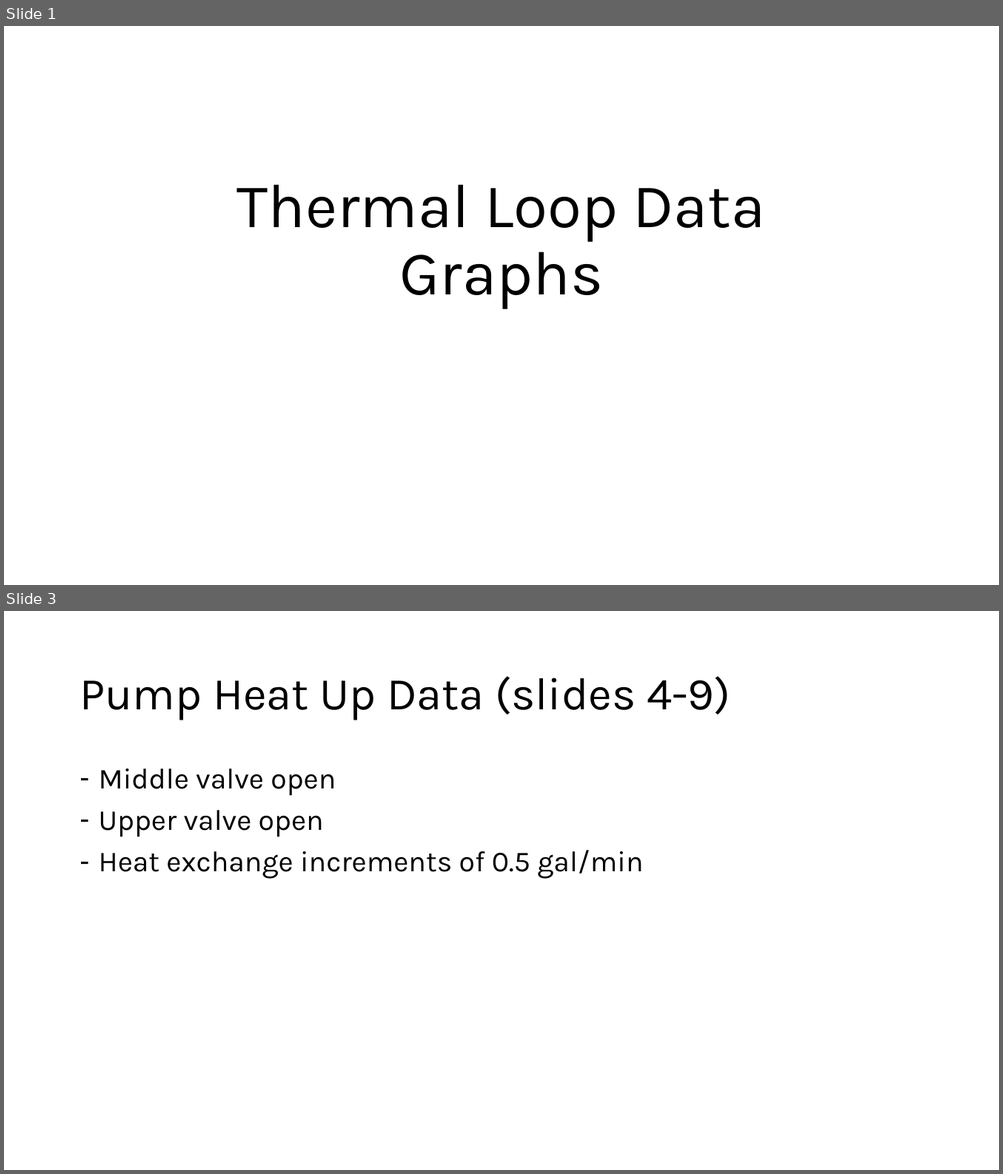
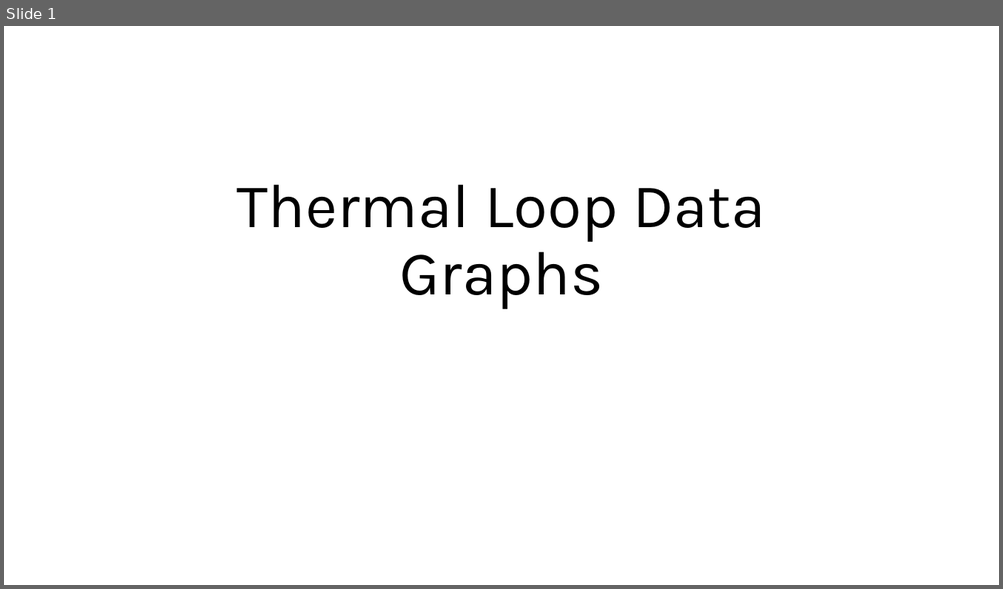
Before and after one commit to ARTS-Laboratory/thermal-loop, a slide deck: resources/Thermal_loop_data/Thermal Loop Data Graphs.pptx. Shown one above the other, each under a label of ours: slides 1 and 3 before the commit, slide 1 after it; the slides between them are not shown. The pictures are 1003x1174 and 1003x589 pixels, drawn with LibreOffice and Linux fonts; fonts in the diff are those of the drawing. Boxes give left, top, right and bottom in pixels: in the first picture for what was removed or moved away, otherwise in the second. Text is boxed around its words. In the diff, an @@ line names an element or a change of style, - is before the commit and + after.

```diff
--- a/resources/Thermal_loop_data/Thermal Loop Data Graphs.pptx
+++ b/resources/Thermal_loop_data/Thermal Loop Data Graphs.pptx
@@ slide 3 removed at box(4, 611, 999, 1170), background #FFFFFF @@
@@ title removed at box(79, 676, 730, 721) @@
-Pump Heat Up Data (slides 4-9)
@@ text removed at box(99, 769, 643, 879) @@
-– Middle valve open
-– Upper valve open
-– Heat exchange increments of 0.5 gal/min
```
Also in this commit, not shown: 6 slides changed, 15 other slides removed.
